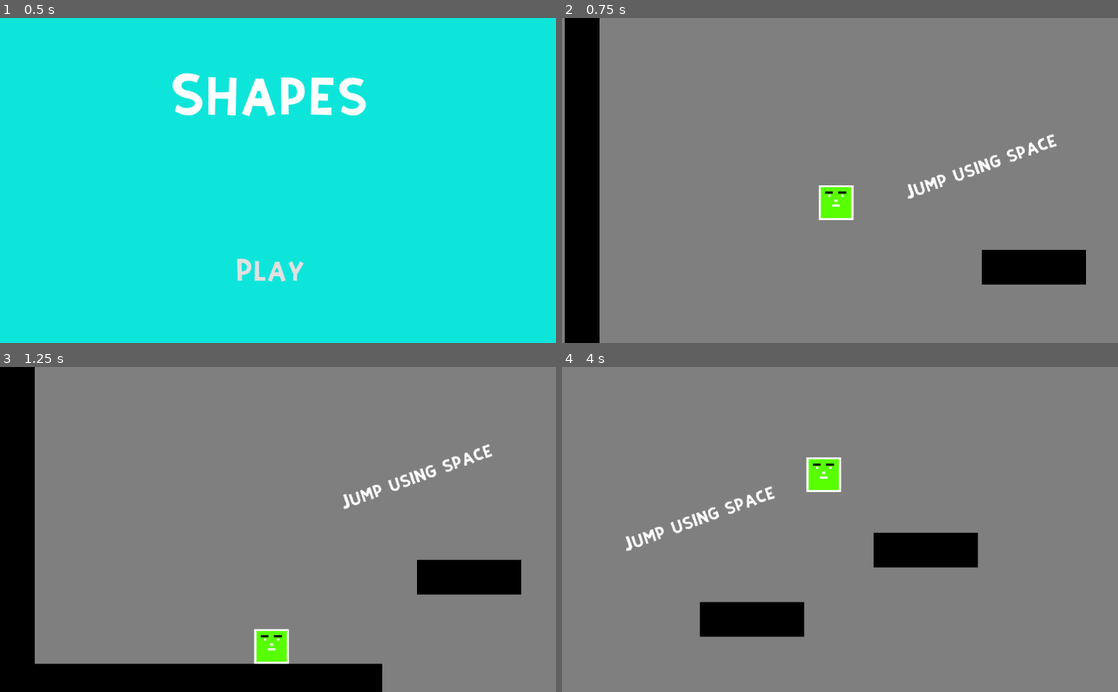
Above: before the commit, frames 1-4 (two rows, left to right).
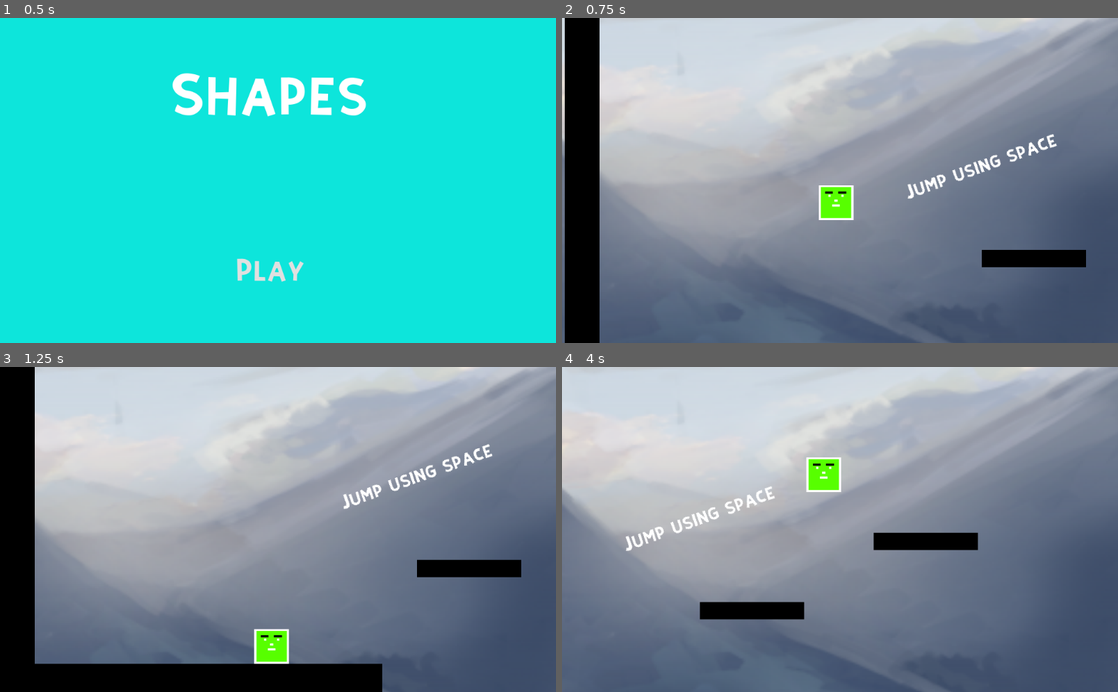
Above: after the commit, the same moments.

Repository: Keegikuskil/Shapes
Game: Godot game, scene res://Title.tscn
Two runs of this game, one before a commit and one after it. Both use one fixed random seed, a clock stepped at 60 frames per second and the inputs below.
Inputs:
- Up to frame 1 (0.5 s): no input
- Up to frame 2 (0.75 s): click "Play" at 0.5 s
- Up to frame 3 (1.25 s): no input
- Up to frame 4 (4 s): hold Ctrl (sprint) 1.28-2.03 s; hold D (Right) 1.28-2.78 s; tap Space (jump) at 1.52, 2.27, 3.77 s; tap Ctrl (sprint) at 2.1, 3.6 s; hold A (left) 2.78-3.53 s; hold Ctrl (sprint) 2.78-3.53 s; hold D (Right) from 3.53 s (still down)

Frame 1 is identical in both runs. In frame 2, 78% of the frame differs, in the area x 0-100%, y 0-100%; in frame 3, 72%; in frame 4, 84%.

Commit message:
taust

Diff:
--- a/Level1.tscn
+++ b/Level1.tscn
@@ -2,7 +2,7 @@
 
 [ext_resource path="res://World_tileset.tres" type="TileSet" id=1]
 [ext_resource path="res://CubePlayer.tscn" type="PackedScene" id=2]
-[ext_resource path="res://Assets/Backgrounds/1920x1080-gray-solid-color-background.jpg" type="Texture" id=3]
+[ext_resource path="res://Assets/Backgrounds/landscape_rand1_0.png" type="Texture" id=3]
 [ext_resource path="res://Area2D.gd" type="Script" id=4]
 [ext_resource path="res://Assets/more fonts/KiriFont.ttf" type="DynamicFontData" id=5]
 
@@ -17,11 +17,14 @@
 font_data = ExtResource( 5 )
 
 [node name="Level1" type="Node2D"]
+__meta__ = {
+"_edit_horizontal_guides_": [  ]
+}
 
 [node name="TileMap" type="TileMap" parent="."]
 tile_set = ExtResource( 1 )
 format = 1
-tile_data = PoolIntArray( -524292, 0, 0, -524291, 0, 0, -524 …(2339 unchanged characters)… 824, 0, 655356, -1073741824, 0, 589837, -1073741824, 0, 589838, -1073741824, 0, 589839, -1073741824, 0, 589849, -1073741824, 0, 589853, -1073741824, 0, 589864, -1073741824, 0, 720892, -1073741824, 0, 655385, -1073741824, 0, 655389, -1073741824, 0, 655400, -1073741824, 0, 786428, -1073741824, 0, 720904, -1073741824, 0, 720905, -1073741824, 0, 720906, -1073741824, 0, 720921, -1073741824, 0, 720936, -10 …(925 unchanged characters)…
+tile_data = PoolIntArray( -524292, 0, 0, -524291, 0, 0, -524 …(2339 unchanged characters)… 824, 0, 655356, -1073741824, 0, 589837, 1, 0, 589838, 1, 0, 589839, 1, 0, 589849, -1073741824, 0, 589853, -1073741824, 0, 589864, -1073741824, 0, 720892, -1073741824, 0, 655385, -1073741824, 0, 655389, -1073741824, 0, 655400, -1073741824, 0, 786428, -1073741824, 0, 720904, 1, 0, 720905, 1, 0, 720906, 1, 0, 720921, -1073741824, 0, 720936, -10 …(925 unchanged characters)…
 
 [node name="CubePlayer" parent="." instance=ExtResource( 2 )]
 position = Vector2( 244, 576 )
@@ -41,17 +44,6 @@
 drag_margin_right = 0.3
 drag_margin_bottom = 0.3
 editor_draw_limits = true
-
-[node name="ParallaxBackground" type="ParallaxBackground" parent="."]
-
-[node name="Purple sky" type="ParallaxLayer" parent="ParallaxBackground"]
-motion_mirroring = Vector2( 1280, 640 )
-
-[node name="Sprite" type="Sprite" parent="ParallaxBackground/Purple sky"]
-position = Vector2( -460, -719 )
-scale = Vector2( 2, 2 )
-texture = ExtResource( 3 )
-centered = false
 
 [node name="Fallzone" type="Area2D" parent="."]
 position = Vector2( 2, 35 )
@@ -102,5 +94,12 @@
 text = "Hit the flag to finish
 "
 
+[node name="ParallaxBackground" type="ParallaxBackground" parent="."]
+
+[node name="Sprite" type="Sprite" parent="ParallaxBackground"]
+position = Vector2( 505.795, 337.006 )
+scale = Vector2( 4.31364, 3.7873 )
+texture = ExtResource( 3 )
+
 [connection signal="body_entered" from="Fallzone" to="CubePlayer" method="_on_Fallzone_body_entered"]
 [connection signal="body_entered" from="flag" to="flag" method="_on_flag_body_entered"]
Binary file added: Assets/Backgrounds/landscape_rand1_0.png
Not shown, added: Assets/Backgrounds/landscape_rand1_0.png.import
Binary file added: Assets/Backgrounds/parallax_mountain_pack/layers/parallax-mountain-bg.png
Not shown, added: Assets/Backgrounds/parallax_mountain_pack/layers/parallax-mountain-bg.png.import
Not shown, added: Assets/Backgrounds/parallax_mountain_pack.zip
